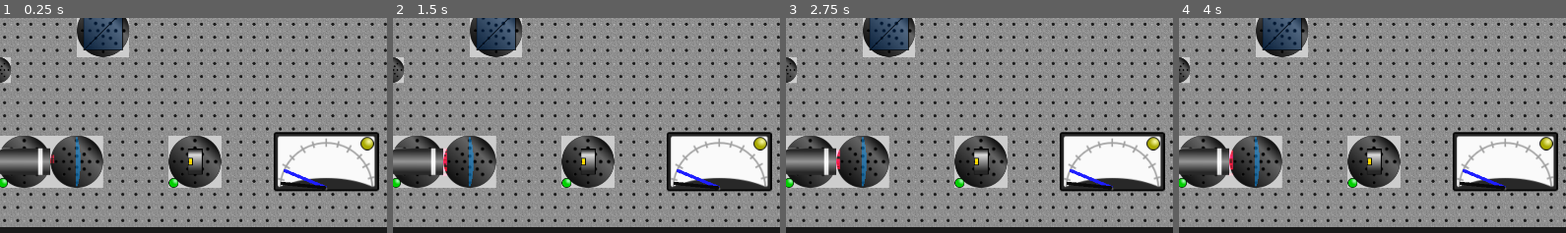
Above: before the commit, frames 1-4 (left to right).
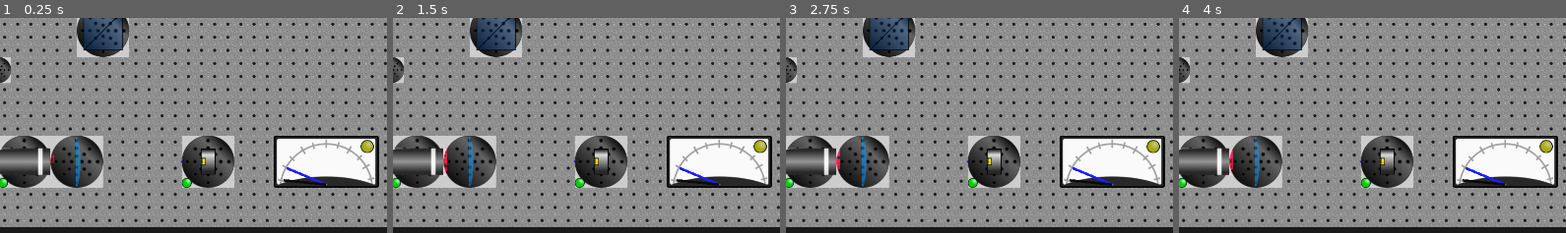
Above: after the commit, the same moments.

Repository: mbapplegate/maxwellDemon
Game: Godot game, scene res://worlds/test_world.tscn
Two runs of this game, one before a commit and one after it. Both use one fixed random seed, a clock stepped at 60 frames per second and the inputs below. The project has no main scene, so this scene is started directly.
Inputs:
- Up to frame 1 (0.25 s): no input
- Up to frame 2 (1.5 s): tap Enter at 0.5 s; hold Right (right) 0.53-1.28 s; hold Shift (pull) 0.53-1.28 s; tap Space (toggleEnergize) at 1.25 s; hold Down (down) from 1.28 s (still down); tap Q (rotateCCW) at 1.35 s
- Up to frame 3 (2.75 s): tap Enter at 2 s; release Down (down) at 2.03 s; hold Right (right) from 2.03 s (still down); hold E (rotateCW) from 2.03 s (still down)
- Up to frame 4 (4 s): tap Space (toggleEnergize) at 2.75, 2.85 s; release Right (right) at 2.78 s; release E (rotateCW) at 2.78 s; hold Up (up) 2.78-3.53 s; tap Enter at 3.5 s; hold Left (left) from 3.53 s (still down); hold Shift (pull) from 3.53 s (still down)
The pictures show only the part of the screen within x 15-65%, y 50-100%; the shares and areas given below are measured in that part.

The runs differ from the first frame. In frame 1, 6.2% of the frame differs, in the area x 43-98%, y 52-81%; in frame 2, 6.2%; in frame 3, 6.2%; in frame 4, 6.2%.

Commit message:
Larger meter / aligned with grid / collisions with player

Diff:
--- a/scenes/DetectorMeterAnalog/IndicatorButton.svg
+++ b/scenes/DetectorMeterAnalog/IndicatorButton.svg
@@ -17,20 +17,20 @@
    id="svg5906"
    sodipodi:docname="IndicatorButton.svg"
    inkscape:version="0.92.0 r15299"
-   inkscape:export-filename="C:\Users\matth\Documents\Godot\maxwellDemon\scenes\DetectorMeterAnalog\indicatorLight_ON.png"
-   inkscape:export-xdpi="95.93"
-   inkscape:export-ydpi="95.93">
+   inkscape:export-filename="C:\Users\matth\Documents\Godot\maxwellDemon\scenes\DetectorMeterAnalog\indicatorLight_256px_OFF.png"
+   inkscape:export-xdpi="192"
+   inkscape:export-ydpi="192">
   <defs
      id="defs5900">
     <linearGradient
        inkscape:collect="always"
        id="linearGradient6457">
       <stop
-         style="stop-color:#ffffd1;stop-opacity:1"
+         style="stop-color:#c8c896;stop-opacity:1"
          offset="0"
          id="stop6453" />
       <stop
-         style="stop-color:#ffff16;stop-opacity:1"
+         style="stop-color:#78640a;stop-opacity:1"
          offset="1"
          id="stop6455" />
     </linearGradient>
--- a/scenes/DetectorMeterAnalog/analogMeter.svg
+++ b/scenes/DetectorMeterAnalog/analogMeter.svg
@@ -16,9 +16,9 @@
    id="svg8"
    inkscape:version="0.92.0 r15299"
    sodipodi:docname="analogMeter.svg"
-   inkscape:export-filename="C:\Users\matth\Documents\Godot\maxwellDemon\scenes\DetectorMeterAnalog\detectorMeterAnalog.png"
-   inkscape:export-xdpi="96"
-   inkscape:export-ydpi="96">
+   inkscape:export-filename="C:\Users\matth\Documents\Godot\maxwellDemon\scenes\DetectorMeterAnalog\detectorMeterAnalog_256px.png"
+   inkscape:export-xdpi="192"
+   inkscape:export-ydpi="192">
   <defs
      id="defs2" />
   <sodipodi:namedview
@@ -28,9 +28,9 @@
      borderopacity="1.0"
      inkscape:pageopacity="0.0"
      inkscape:pageshadow="2"
-     inkscape:zoom="5.6"
-     inkscape:cx="59.811964"
-     inkscape:cy="63.854262"
+     inkscape:zoom="22.4"
+     inkscape:cx="24.539358"
+     inkscape:cy="35.192375"
      inkscape:document-units="px"
      inkscape:current-layer="layer1"
      showgrid="false"
@@ -96,7 +96,7 @@
         <dc:format>image/svg+xml</dc:format>
         <dc:type
            rdf:resource="http://purl.org/dc/dcmitype/StillImage" />
-        <dc:title></dc:title>
+        <dc:title />
       </cc:Work>
     </rdf:RDF>
   </metadata>
@@ -106,40 +106,44 @@
      id="layer1"
      transform="translate(0,-263.13332)">
     <rect
-       style="fill:#282828;fill-opacity:1;stroke:#000000;stroke-width:0.51791763;stroke-miterlimit:4;stroke-dasharray:none;stroke-dashoffset:0;stroke-opacity:1"
+       style="fill:#282828;fill-opacity:1;stroke:#000000;stroke-width:0.48810425;stroke-miterlimit:4;stroke-dasharray:none;stroke-dashoffset:0;stroke-opacity:1"
        id="rect4493"
-       width="33.348751"
-       height="18.532084"
-       x="0.25895748"
-       y="270.8006"
-       rx="0.52107424"
-       ry="0.5147801" />
-    <path
-       style="fill:#fafafa;fill-opacity:1;stroke:none;stroke-width:0.58454597;stroke-miterlimit:4;stroke-dasharray:none;stroke-dashoffset:0;stroke-opacity:1"
-       d="M 1.9180031,271.88878 H 31.948663 c 0.314338,0 0.567397,0.26859 0.567397,0.60222 v 15.14436 c 0,0.33362 -0.253059,0.60221 -0.567397,0.60221 0,0 -5.509468,-2.87315 -15.01533,-2.87315 -9.5058617,0 -15.0153299,2.87315 -15.0153299,2.87315 -0.3087369,0.0591 -0.5673973,-0.26859 -0.5673973,-0.60221 V 272.491 c 0,-0.33363 0.2530592,-0.60222 0.5673973,-0.60222 z"
+       width="33.378563"
+       height="16.445229"
+       x="0.23797359"
+       y="271.84406"
+       rx="0.52154005"
+       ry="0.45681193" />
+    <path
+       style="fill:#fafafa;fill-opacity:1;stroke:none;stroke-width:0.56155676;stroke-miterlimit:4;stroke-dasharray:none;stroke-dashoffset:0;stroke-opacity:1"
+       d="M 1.6363726,272.65831 H 32.230294 c 0.320234,0 0.578039,0.24333 0.578039,0.54555 v 13.71927 c 0,0.30223 -0.257805,0.54555 -0.578039,0.54555 0,0 -5.612805,-2.60279 -15.296961,-2.60279 -9.6841553,0 -15.2969604,2.60279 -15.2969604,2.60279 -0.3145276,0.0536 -0.5780395,-0.24332 -0.5780395,-0.54555 v -13.71927 c 0,-0.30222 0.2578056,-0.54555 0.5780395,-0.54555 z"
        id="rect4499"
        inkscape:connector-curvature="0"
        sodipodi:nodetypes="ssssszssss" />
-    <path
-       style="fill:none;fill-opacity:1;stroke:#a0a0a0;stroke-width:0.5291667;stroke-miterlimit:4;stroke-dasharray:none;stroke-dashoffset:0;stroke-opacity:1"
-       id="path5095"
-       sodipodi:type="arc"
-       sodipodi:cx="16.946075"
-       sodipodi:cy="-288.88989"
-       sodipodi:rx="14.874999"
-       sodipodi:ry="14.874999"
-       sodipodi:start="0.043633231"
-       sodipodi:end="3.0994255"
-       d="M 31.806917,-288.24105 A 14.874999,14.874999 0 0 1 16.935171,-274.0149 14.874999,14.874999 0 0 1 2.0842988,-288.26284"
-       transform="scale(1,-1)"
-       sodipodi:open="true" />
+    <g
+       id="g5069"
+       transform="translate(0,0.33072914)">
+      <path
+         sodipodi:open="true"
+         transform="scale(1,-1)"
+         d="m 31.710198,-287.07709 a 14.874999,14.874999 0 0 1 -14.764123,13.0622 14.874999,14.874999 0 0 1 -14.7641226,-13.0622"
+         sodipodi:end="3.0194196"
+         sodipodi:start="0.12217305"
+         sodipodi:ry="14.874999"
+         sodipodi:rx="14.874999"
+         sodipodi:cy="-288.88989"
+         sodipodi:cx="16.946075"
+         sodipodi:type="arc"
+         id="path5095"
+         style="fill:none;fill-opacity:1;stroke:#a0a0a0;stroke-width:0.5291667;stroke-miterlimit:4;stroke-dasharray:none;stroke-dashoffset:0;stroke-opacity:1" />
+    </g>
     <rect
        style="fill:#282828;fill-opacity:1;stroke:none;stroke-width:0.2732605;stroke-miterlimit:4;stroke-dasharray:none;stroke-dashoffset:0;stroke-opacity:1"
        id="rect5078"
        width="0.77675205"
        height="0.4677217"
-       x="-115.04597"
-       y="264.29626"
+       x="-114.84241"
+       y="263.50009"
        inkscape:transform-center-x="-0.44190312"
        inkscape:transform-center-y="0.049625741"
        transform="rotate(-23.903657)" />
@@ -148,69 +152,69 @@
        id="rect5078-7"
        width="0.77675205"
        height="0.4677217"
-       x="-76.493217"
-       y="279.77127"
-       inkscape:transform-center-x="-0.32013988"
-       inkscape:transform-center-y="0.2929729"
-       transform="matrix(-0.98801655,-0.154348,-0.154348,0.98801655,0,0)" />
-    <path
-       style="fill:none;stroke:#a0a0a0;stroke-width:0.5291667;stroke-linecap:butt;stroke-linejoin:miter;stroke-miterlimit:4;stroke-dasharray:none;stroke-opacity:1"
-       d="m 16.933333,272.57328 v 2.69308"
+       x="-136.5291"
+       y="254.92456"
+       inkscape:transform-center-x="-0.24649951"
+       inkscape:transform-center-y="0.35715388"
+       transform="matrix(-0.9284673,-0.37141414,-0.37141414,0.9284673,0,0)" />
+    <path
+       style="fill:none;stroke:#a0a0a0;stroke-width:0.5291667;stroke-linecap:butt;stroke-linejoin:miter;stroke-miterlimit:4;stroke-dasharray:none;stroke-opacity:1"
+       d="m 16.933333,272.90403 v 2.69308"
        id="path5112"
        inkscape:connector-curvature="0" />
     <path
        style="fill:none;stroke:#a0a0a0;stroke-width:0.5291667;stroke-linecap:butt;stroke-linejoin:miter;stroke-miterlimit:4;stroke-dasharray:none;stroke-opacity:1"
-       d="m 24.958237,274.78529 -1.34654,2.33228"
+       d="m 24.958237,275.11604 -1.34654,2.33228"
        id="path5112-8"
        inkscape:connector-curvature="0" />
     <path
        style="fill:none;stroke:#a0a0a0;stroke-width:0.5291667;stroke-linecap:butt;stroke-linejoin:miter;stroke-miterlimit:4;stroke-dasharray:none;stroke-opacity:1"
-       d="m 30.931762,280.65252 -2.332278,1.34654"
+       d="m 30.931762,280.98327 -2.332278,1.34654"
        id="path5112-8-2"
        inkscape:connector-curvature="0" />
     <path
        style="fill:none;stroke:#a0a0a0;stroke-width:0.5291667;stroke-linecap:butt;stroke-linejoin:miter;stroke-miterlimit:4;stroke-dasharray:none;stroke-opacity:1"
-       d="m 8.7643232,274.90341 1.3465378,2.33228"
+       d="m 8.7643232,275.23416 1.3465378,2.33228"
        id="path5112-8-4"
        inkscape:connector-curvature="0" />
     <path
        style="fill:none;stroke:#a0a0a0;stroke-width:0.5291667;stroke-linecap:butt;stroke-linejoin:miter;stroke-miterlimit:4;stroke-dasharray:none;stroke-opacity:1"
-       d="m 2.8262346,280.92419 2.3322781,1.34654"
+       d="m 2.8262346,281.25494 2.3322781,1.34654"
        id="path5112-8-2-2"
        inkscape:connector-curvature="0" />
     <path
        style="fill:none;stroke:#a0a0a0;stroke-width:0.5291667;stroke-linecap:butt;stroke-linejoin:miter;stroke-miterlimit:4;stroke-dasharray:none;stroke-opacity:1"
-       d="m 12.493367,273.57806 0.55028,2.05368"
+       d="m 12.493367,273.90881 0.55028,2.05368"
        id="path5112-5"
        inkscape:connector-curvature="0"
        sodipodi:nodetypes="cc" />
     <path
        style="fill:none;stroke:#a0a0a0;stroke-width:0.5291667;stroke-linecap:butt;stroke-linejoin:miter;stroke-miterlimit:4;stroke-dasharray:none;stroke-opacity:1"
-       d="m 20.992957,273.47175 -0.55028,2.05368"
+       d="m 20.992957,273.8025 -0.55028,2.05368"
        id="path5112-5-5"
        inkscape:connector-curvature="0"
        sodipodi:nodetypes="cc" />
     <path
        style="fill:none;stroke:#a0a0a0;stroke-width:0.5291667;stroke-linecap:butt;stroke-linejoin:miter;stroke-miterlimit:4;stroke-dasharray:none;stroke-opacity:1"
-       d="m 5.15418,278.01093 1.5033964,1.5034"
+       d="m 5.15418,278.34168 1.5033964,1.5034"
        id="path5112-5-1"
        inkscape:connector-curvature="0"
        sodipodi:nodetypes="cc" />
     <path
        style="fill:none;stroke:#a0a0a0;stroke-width:0.5291667;stroke-linecap:butt;stroke-linejoin:miter;stroke-miterlimit:4;stroke-dasharray:none;stroke-opacity:1"
-       d="m 1.3827587,285.56044 2.0536794,0.55028"
+       d="m 1.3827587,285.89119 2.0536794,0.55028"
        id="path5112-5-1-0"
        inkscape:connector-curvature="0"
        sodipodi:nodetypes="cc" />
     <path
        style="fill:none;stroke:#a0a0a0;stroke-width:0.5291667;stroke-linecap:butt;stroke-linejoin:miter;stroke-miterlimit:4;stroke-dasharray:none;stroke-opacity:1"
-       d="m 28.414827,277.68019 -1.503397,1.5034"
+       d="m 28.414827,278.01094 -1.503397,1.5034"
        id="path5112-5-1-00"
        inkscape:connector-curvature="0"
        sodipodi:nodetypes="cc" />
     <path
        style="fill:none;stroke:#a0a0a0;stroke-width:0.5291667;stroke-linecap:butt;stroke-linejoin:miter;stroke-miterlimit:4;stroke-dasharray:none;stroke-opacity:1"
-       d="M 32.398859,285.03122 30.34518,285.5815"
+       d="m 32.398859,285.36197 -2.053679,0.55028"
        id="path5112-5-1-00-4"
        inkscape:connector-curvature="0"
        sodipodi:nodetypes="cc" />
@@ -218,7 +222,7 @@
        style="fill:#646464;fill-opacity:1;stroke:none;stroke-width:0.41042182;stroke-miterlimit:4;stroke-dasharray:none;stroke-dashoffset:0;stroke-opacity:1"
        id="path5302"
        cx="16.933332"
-       cy="288.88989"
+       cy="287.42523"
        r="0.39687499" />
   </g>
 </svg>
--- a/scenes/DetectorMeterAnalog/detector_meter.gd
+++ b/scenes/DetectorMeterAnalog/detector_meter.gd
@@ -1,10 +1,10 @@
-extends Node2D
+extends StaticBody2D
 
 const NUM_STEPS = 256
 const MIN_THETA =-PI+.1
 const MAX_THETA = -.1
-const LINE_LENGTH = 56
-const LINE_ORIGIN = Vector2(0,32)
+const LINE_LENGTH = 105
+const LINE_ORIGIN = Vector2(0,56)
 const NUM_POINTS_TO_AVG = 10
 
 @export var minPower = 0.0
@@ -61,8 +61,8 @@
 	avgLine.set_point_position(1,_getPointLocation(currentAvg))
 	currentEnergy = 0.0
 	if currentAvg >= goalPower:
-		light.texture = load("res://scenes/DetectorMeterAnalog/indicatorLight_ON.png")
+		light.texture = load("res://scenes/DetectorMeterAnalog/indicatorLight_256px_ON.png")
 		goalMet = true
 	else:
-		light.texture = load("res://scenes/DetectorMeterAnalog/indicatorLight_OFF.png")
+		light.texture = load("res://scenes/DetectorMeterAnalog/indicatorLight_256px_OFF.png")
 		goalMet = false
--- a/scenes/DetectorMeterAnalog/detector_meter.tscn
+++ b/scenes/DetectorMeterAnalog/detector_meter.tscn
@@ -1,45 +1,45 @@
 [gd_scene load_steps=5 format=3 uid="uid://dn3852bgxqccu"]
 
 [ext_resource type="Script" path="res://scenes/DetectorMeterAnalog/detector_meter.gd" id="1_bm1kv"]
-[ext_resource type="Texture2D" uid="uid://obgbfx3xvawe" path="res://scenes/DetectorMeterAnalog/detectorMeterAnalog.png" id="1_wavw2"]
-[ext_resource type="Texture2D" uid="uid://dtvrvqu5mgj33" path="res://scenes/DetectorMeterAnalog/indicatorLight_OFF.png" id="3_27rwx"]
+[ext_resource type="Texture2D" uid="uid://bhx46wj470luo" path="res://scenes/DetectorMeterAnalog/detectorMeterAnalog_256px.png" id="2_nbrkn"]
+[ext_resource type="Texture2D" uid="uid://dtxyg0dsi5bmm" path="res://scenes/DetectorMeterAnalog/indicatorLight_256px_OFF.png" id="3_f8jfo"]
 
 [sub_resource type="RectangleShape2D" id="RectangleShape2D_k0pt1"]
-size = Vector2(128, 72)
+size = Vector2(256, 128)
 
-[node name="DetectorMeter" type="Node2D"]
+[node name="DetectorMeter" type="StaticBody2D"]
 position = Vector2(96, 64)
+collision_layer = 2
+collision_mask = 2
 script = ExtResource("1_bm1kv")
 integrationTime = 1.0
 
-[node name="meterSprite" type="Sprite2D" parent="."]
-texture = ExtResource("1_wavw2")
-
-[node name="meterArea" type="Area2D" parent="meterSprite"]
-
-[node name="meterShape" type="CollisionShape2D" parent="meterSprite/meterArea"]
+[node name="meterShape" type="CollisionShape2D" parent="."]
 shape = SubResource("RectangleShape2D_k0pt1")
 
+[node name="meterSprite" type="Sprite2D" parent="."]
+texture = ExtResource("2_nbrkn")
+
 [node name="goalLine" type="Line2D" parent="."]
-points = PackedVector2Array(0, 32, 56, 32)
-width = 4.0
+points = PackedVector2Array(0, 56, 100, 32)
+width = 6.0
 default_color = Color(0.117647, 0.117647, 1, 1)
 
 [node name="averagePowerLine" type="Line2D" parent="."]
-points = PackedVector2Array(0, 32, 0, -26)
-width = 4.0
+points = PackedVector2Array(0, 56, 0, -26)
+width = 6.0
 default_color = Color(1, 0.117647, 0.117647, 1)
 
 [node name="currentPowerLine" type="Line2D" parent="."]
-points = PackedVector2Array(0, 32, -56, 32)
-width = 4.0
+points = PackedVector2Array(0, 56, -56, 32)
+width = 6.0
 default_color = Color(0.0392157, 0.0392157, 0.0392157, 1)
 
 [node name="Timer" type="Timer" parent="."]
 autostart = true
 
 [node name="LightSprite" type="Sprite2D" parent="."]
-position = Vector2(50, -22)
-texture = ExtResource("3_27rwx")
+position = Vector2(100, -37)
+texture = ExtResource("3_f8jfo")
 
 [connection signal="timeout" from="Timer" to="." method="_on_timer_timeout"]
--- a/scenes/DetectorScreen/detector_screen.tscn
+++ b/scenes/DetectorScreen/detector_screen.tscn
@@ -15,7 +15,7 @@
 
 [node name="screenArea" type="Area2D" parent="screenSprite"]
 collision_layer = 2
-collision_mask = 3
+collision_mask = 2
 
 [node name="screenShape" type="CollisionShape2D" parent="screenSprite/screenArea"]
 shape = SubResource("RectangleShape2D_8ao4v")
--- a/worlds/test_world.tscn
+++ b/worlds/test_world.tscn
@@ -77,11 +77,9 @@
 
 [node name="DetectorMeter" parent="." instance=ExtResource("12_6rhjo")]
 position = Vector2(1088, 896)
-scale = Vector2(2, 2)
 maxPower = 20.0
 goalPower = 2
 integrationTime = 0.25
 
 [node name="PointDetector" parent="DetectorMeter" instance=ExtResource("13_8apwg")]
-position = Vector2(-160, 0)
-scale = Vector2(0.5, 0.5)
+position = Vector2(-288, 0)
Binary file added: scenes/DetectorMeterAnalog/detectorMeterAnalog_256px.png
Not shown, added: scenes/DetectorMeterAnalog/detectorMeterAnalog_256px.png.import
Binary file added: scenes/DetectorMeterAnalog/indicatorLight_256px_OFF.png
Not shown, added: scenes/DetectorMeterAnalog/indicatorLight_256px_OFF.png.import
Binary file added: scenes/DetectorMeterAnalog/indicatorLight_256px_ON.png
Not shown, added: scenes/DetectorMeterAnalog/indicatorLight_256px_ON.png.import
